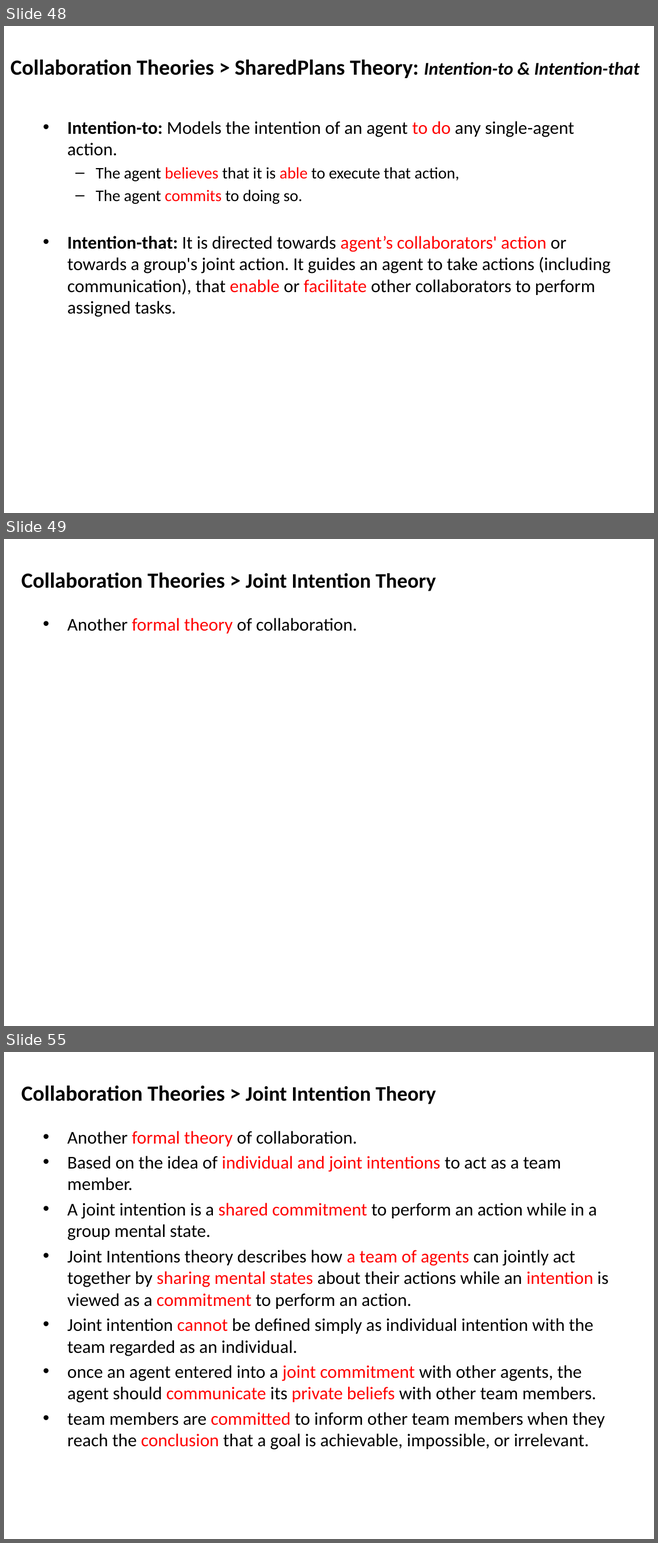
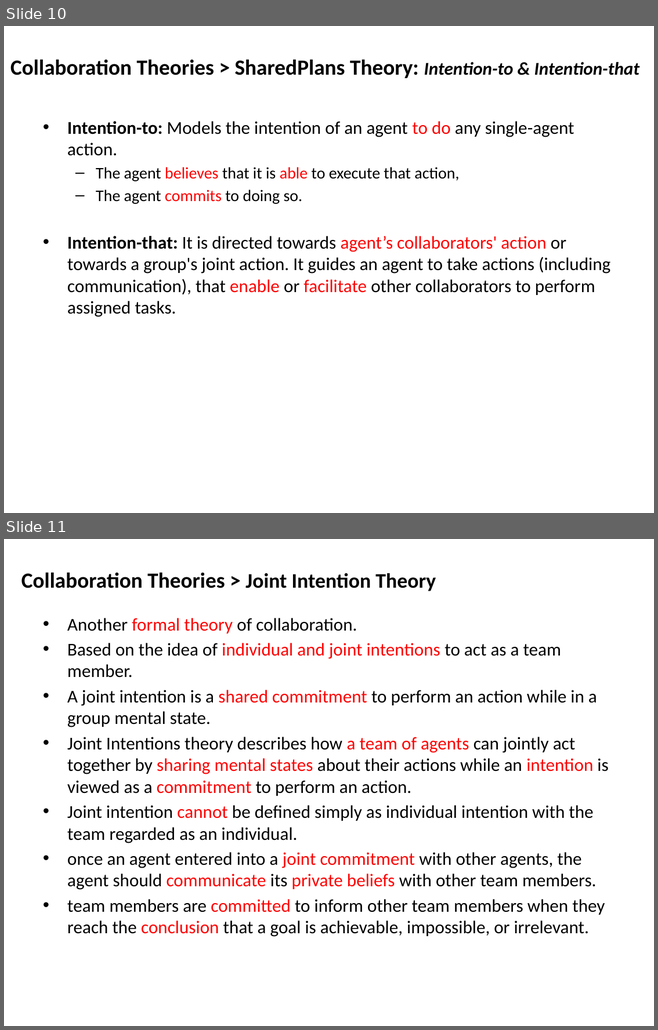
Before and after one commit to mshayganfar/CompExam1, a slide deck: presentation/PhD-comprehensive-exam.pptx. Shown one above the other, each under a label of ours: slides 48, 49 and 55 before the commit, slides 10 and 11 after it; the slides between them are not shown. The pictures are 658x1543 and 658x1030 pixels, drawn with LibreOffice and Linux fonts; fonts in the diff are those of the drawing. Boxes give left, top, right and bottom in pixels: in the first picture for what was removed or moved away, otherwise in the second. Text is boxed around its words. In the diff, an @@ line names an element or a change of style, - is before the commit and + after.

```diff
--- a/presentation/PhD-comprehensive-exam.pptx
+++ b/presentation/PhD-comprehensive-exam.pptx
@@ slide 49 removed at [4,539,654,1026], background #FFFFFF @@
@@ text removed at [21,572,436,591] @@
-Collaboration Theories > Joint Intention Theory
@@ text removed at [67,618,357,634] @@
-• Another formal theory of collaboration.
@@ what was slide 48 is now slide 10 @@
@@ what was slide 55 is now slide 11 @@
```
Also in this commit, not shown: 1 slide changed, 52 other slides removed.
